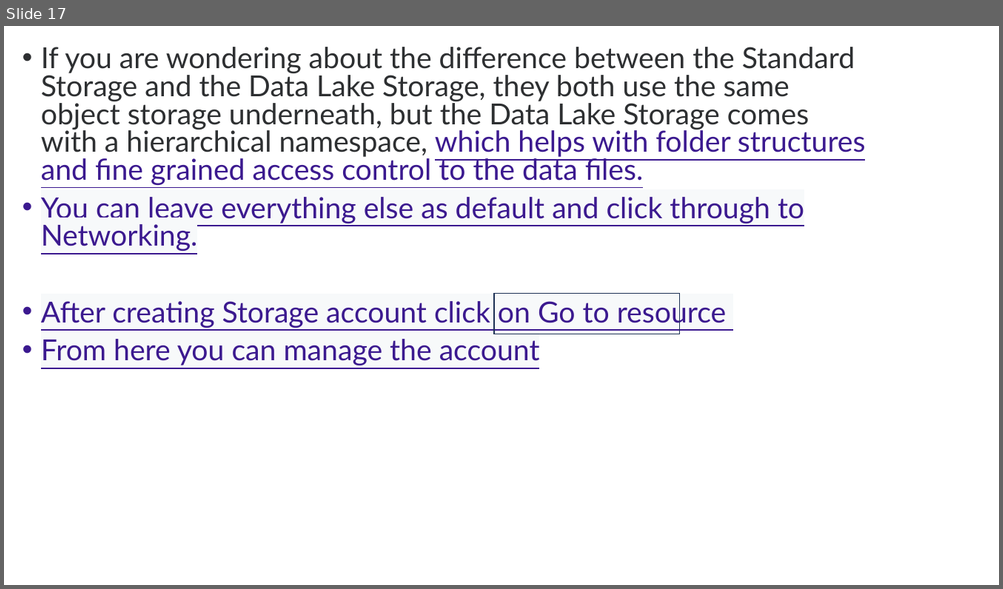
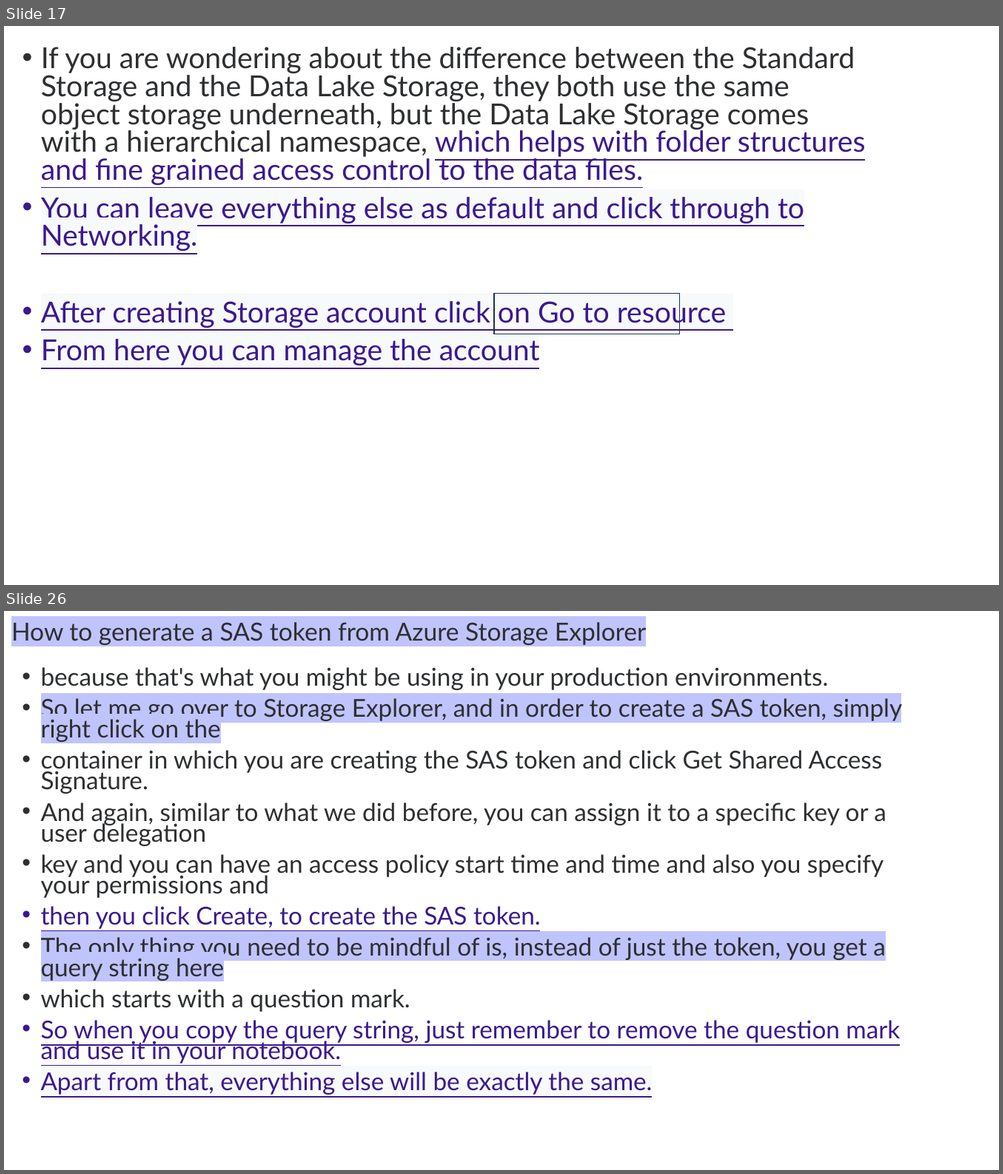
Before and after one commit to Hamza20203064/QuantumFlow-Databricks-ETL, a slide deck: Azure Databricks.pptx. Shown one above the other, each under a label of ours: slide 17 before the commit, slides 17 and 26 after it; the slides between them are not shown. The pictures are 1003x589 and 1003x1174 pixels, drawn with LibreOffice and Linux fonts; fonts in the diff are those of the drawing. Boxes give left, top, right and bottom in pixels: in the first picture for what was removed or moved away, otherwise in the second. Text is boxed around its words. In the diff, an @@ line names an element or a change of style, - is before the commit and + after.

```diff
--- a/Azure Databricks.pptx
+++ b/Azure Databricks.pptx
@@ slide 26 added at (x1=4, y1=611, x2=999, y2=1170), background #FFFFFF @@
@@ title added at (x1=11, y1=622, x2=646, y2=645), 24 pt, text #2D2F31 @@
+How to generate a SAS token from Azure Storage Explorer
@@ text added at (x1=41, y1=667, x2=902, y2=1095), 23.8 pt, text #2D2F31 @@
+• because that's what you might be using in your production environments.
+• So let me go over to Storage Explorer, and in order to create a SAS token, simply right click on the
+• container in which you are creating the SAS token and click Get Shared Access Signature.
+• And again, similar to what we did before, you can assign it to a specific key or a user delegation
+• key and you can have an access policy start time and time and also you specify your permissions and
+• then you click Create, to create the SAS token.
+• The only thing you need to be mindful of is, instead of just the token, you get a query string here
+• which starts with a question mark.
+• So when you copy the query string, just remember to remove the question mark and use it in your notebook.
+• Apart from that, everything else will be exactly the same.
```
Also in this commit, not shown: 4 slides changed, 32 other slides added, 22 other files.
